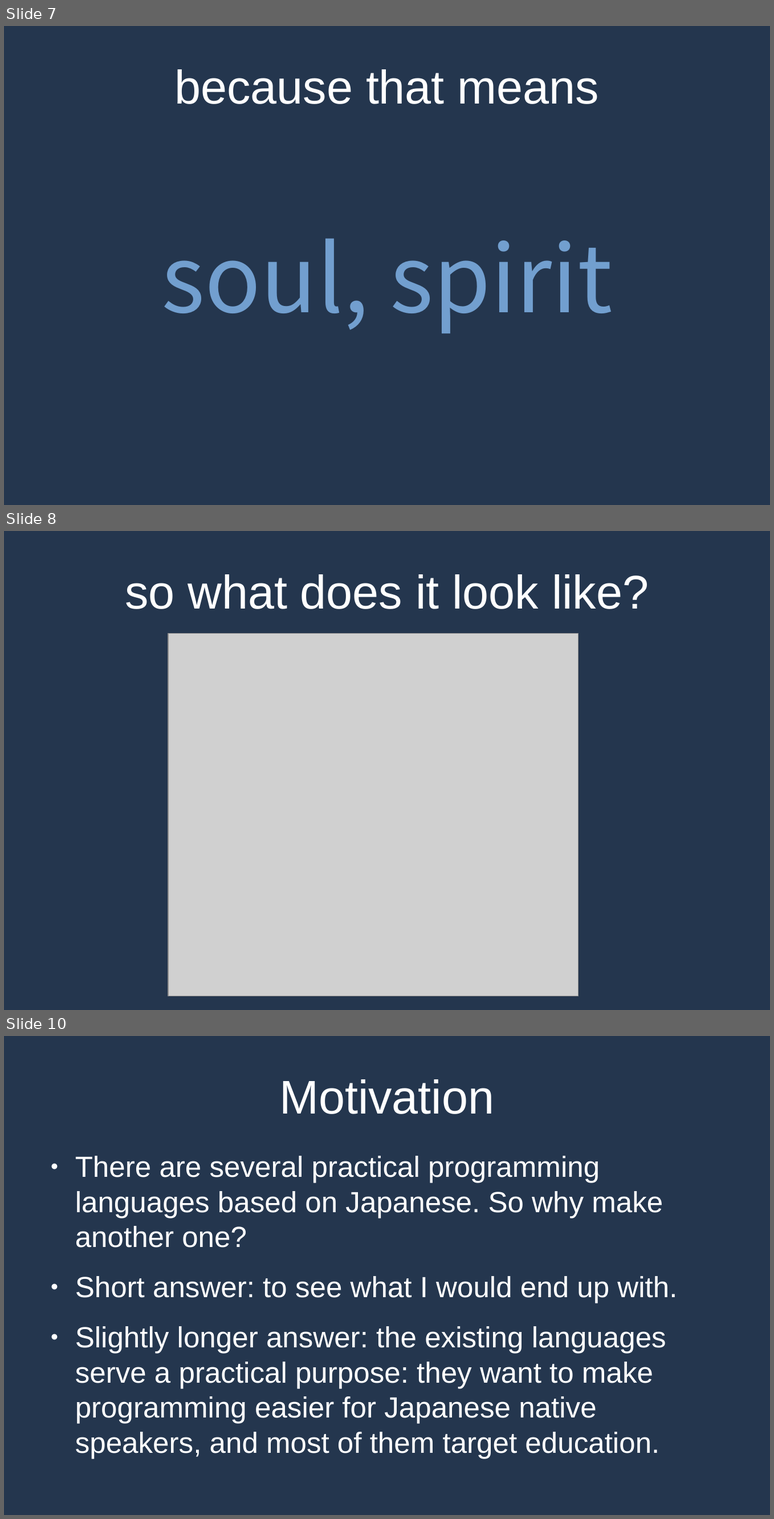
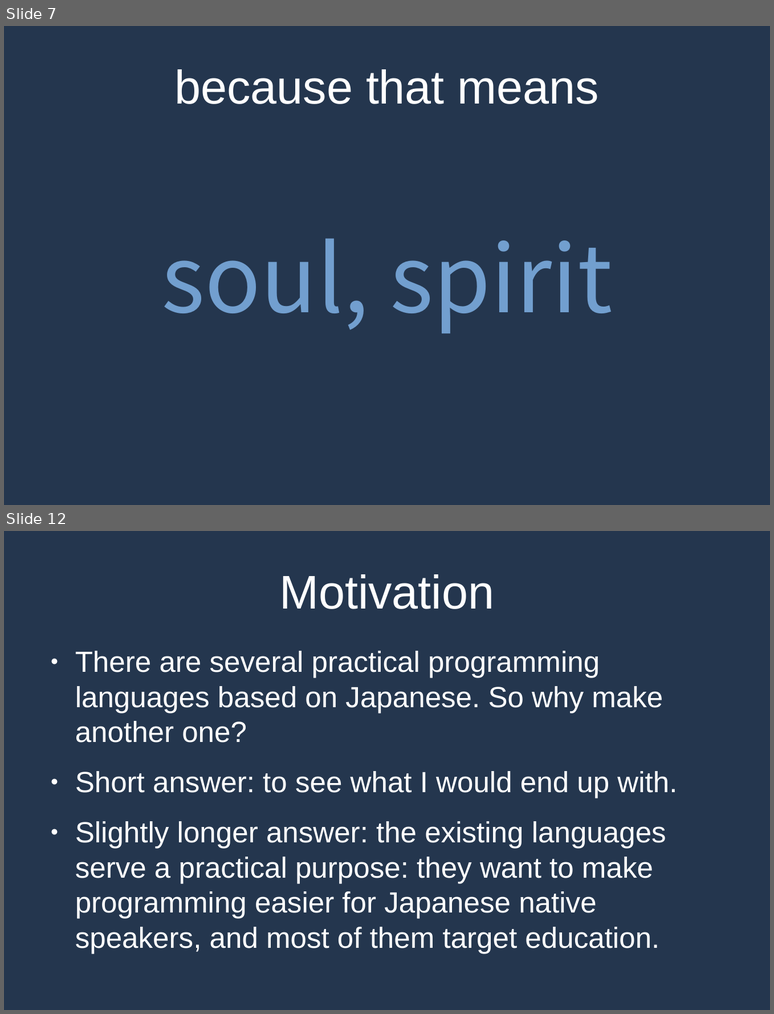
Before and after one commit to MrPicklePinosaur/haku, a slide deck: haku-talk/haku-talk.odp. Shown one above the other, each under a label of ours: slides 7, 8 and 10 before the commit, slides 7 and 12 after it; the slides between them are not shown. The pictures are 774x1519 and 774x1014 pixels, drawn with LibreOffice and Linux fonts; fonts in the diff are those of the drawing; grey boxes stand for pictures. Boxes give left, top, right and bottom in pixels: in the first picture for what was removed or moved away, otherwise in the second. Text is boxed around its words. In the diff, an @@ line names an element or a change of style, - is before the commit and + after.

```diff
--- a/haku-talk/haku-talk.odp
+++ b/haku-talk/haku-talk.odp
@@ slide 8 removed at <box>4,531,770,1010</box>, background #24364E @@
@@ title removed at <box>125,574,649,609</box> @@
-so what does it look like?
@@ picture removed at <box>168,633,579,996</box> @@
@@ what was slide 10 is now slide 12 @@
```
Also in this commit, not shown: 3 slides changed, 3 slides added, 4 other files.
